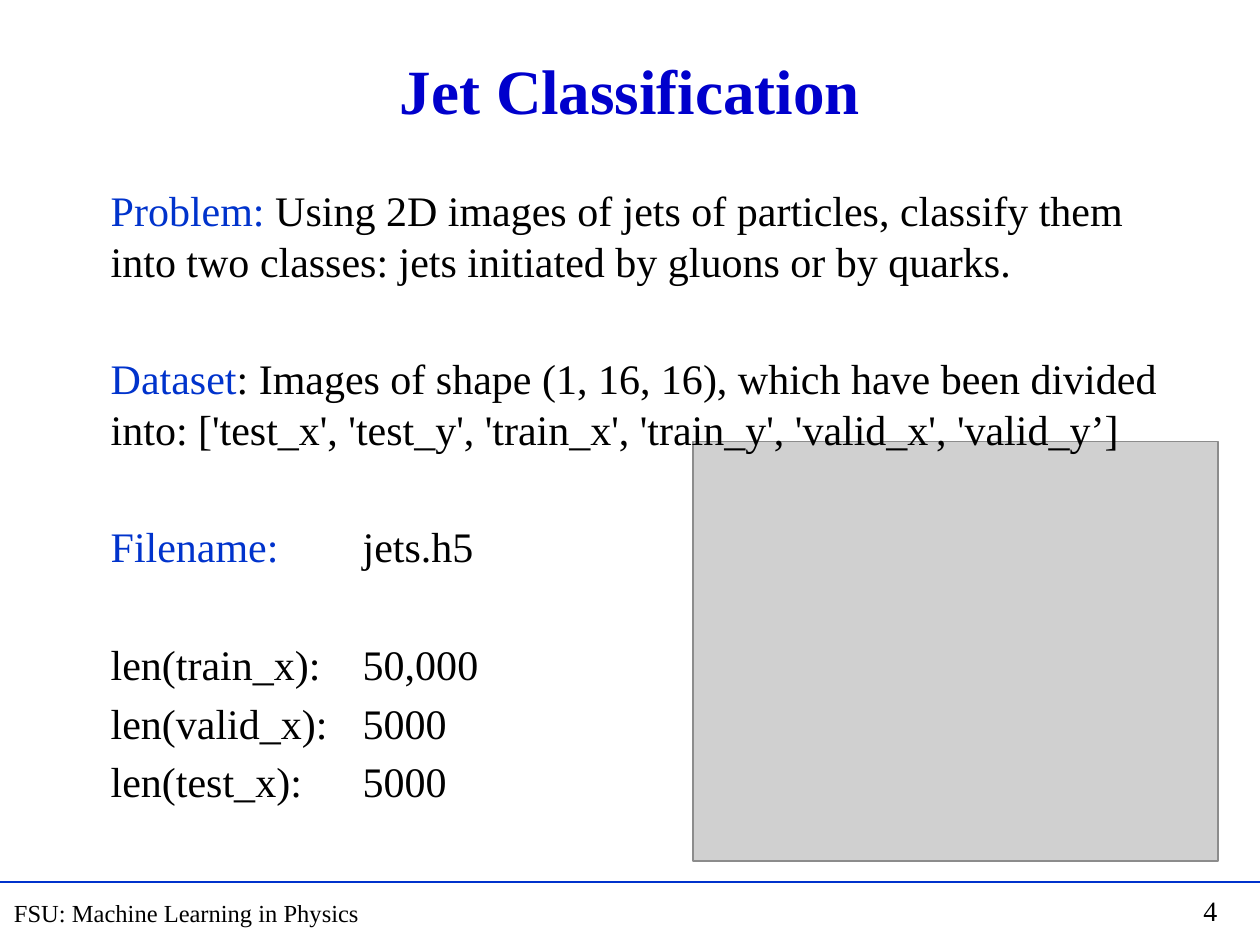
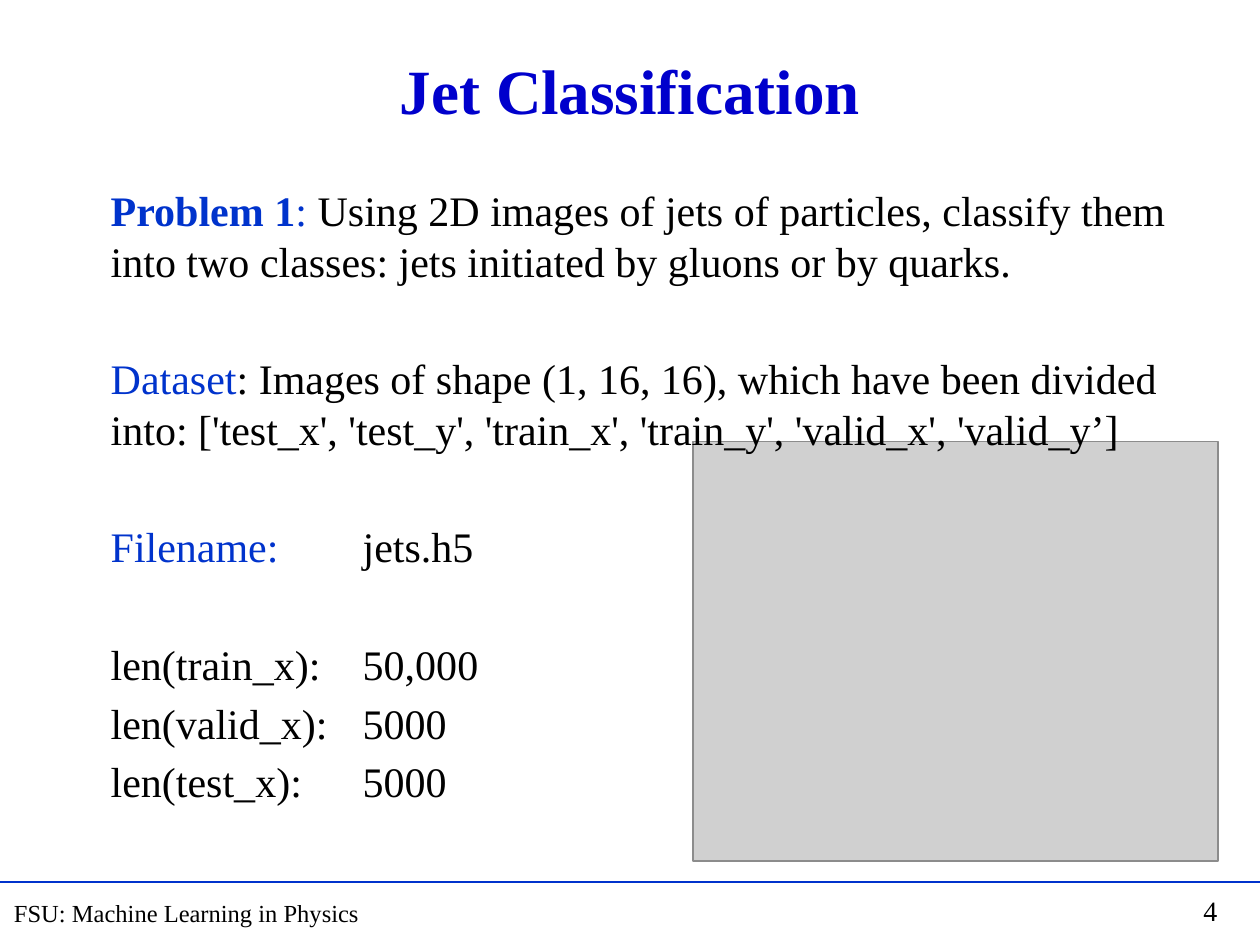
Before and after one commit to hbprosper/mlinphysics, a slide deck: slide 4 of Lectures/Projects/Projects.pptx. Drawn at 1260x945 pixels with LibreOffice and Linux fonts; fonts in the diff are those of the drawing; grey boxes stand for pictures. Boxes give left, top, right and bottom in pixels: in the first picture for what was removed or moved away, otherwise in the second. Text is boxed around its words. In the diff, an @@ line names an element or a change of style, - is before the commit and + after.

```diff
--- a/Lectures/Projects/Projects.pptx
+++ b/Lectures/Projects/Projects.pptx
@@ text at (111,196,1165,286): text changed @@
-Problem: Using 2D images of jets of particles, classify them into two classes: jets initiated by gluons or by quarks.
+Problem 1: Using 2D images of jets of particles, classify them into two classes: jets initiated by gluons or by quarks.
```
Also in this commit, not shown: 4 other slides changed, 1 slide added, 1 slide removed, 6 other files.
